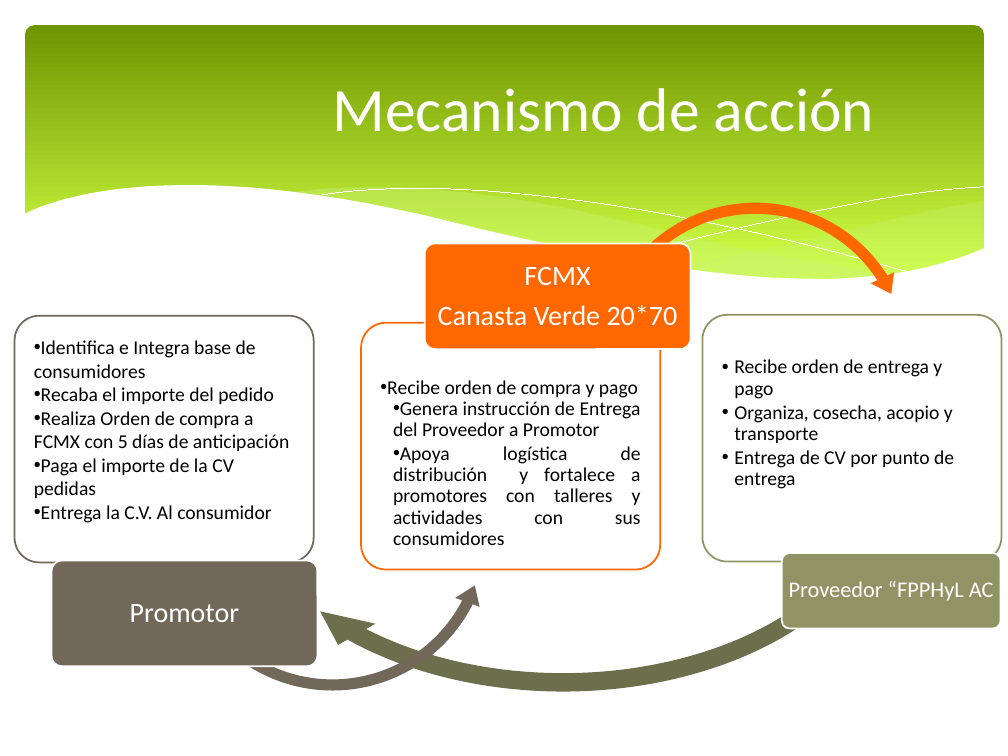
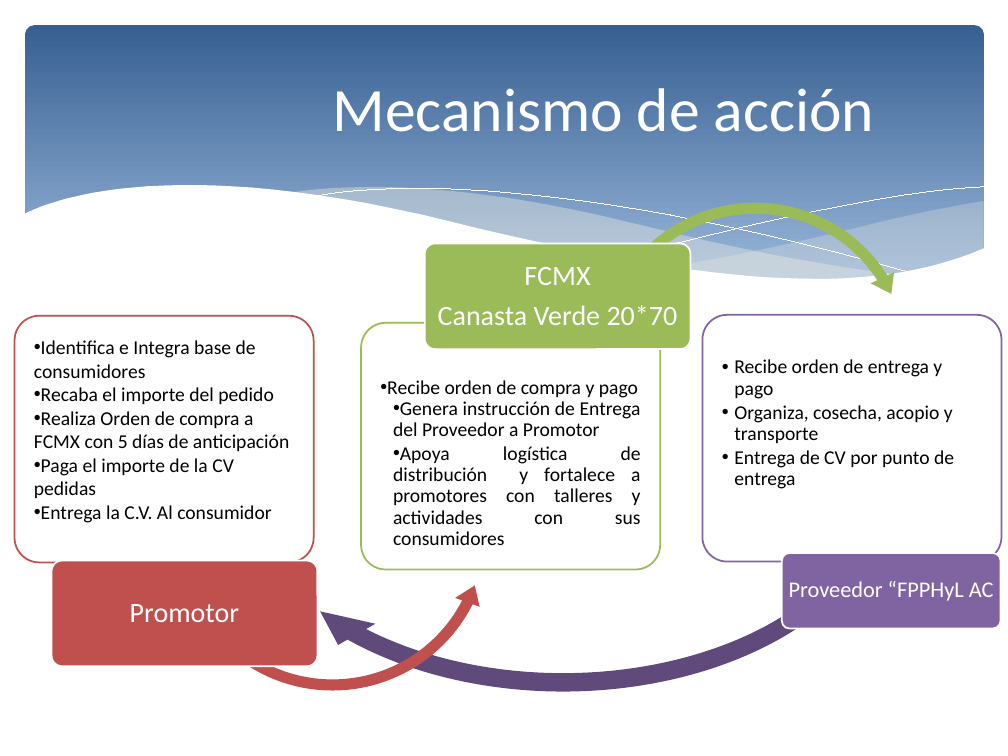
Before and after one commit to FCMx/canastas-verdes, a slide deck: slide 4 of canastas verdes/CUADERNILLO SAGARPA.pptx. Drawn at 1008x756 pixels with LibreOffice and Linux fonts; fonts in the diff are those of the drawing; background and template pictures are left out. Boxes give left, top, right and bottom in pixels: in the first picture for what was removed or moved away, otherwise in the second. Text is boxed around its words. In the diff, an @@ line names an element or a change of style, - is before the commit and + after.

Commit message:
color
cambie el color de a presentacion

```diff
--- a/canastas verdes/CUADERNILLO SAGARPA.pptx
+++ b/canastas verdes/CUADERNILLO SAGARPA.pptx
@@ rounded rectangle at (25, 25, 984, 297): fill gradient #6F9400 to #D0FF44 to gradient #376092 to #95B3D7 @@
@@ freeform shape at (288, 186, 899, 280): fill #CAF278 at 40% opacity to #EEECE1 at 40% opacity @@
@@ circular arrow at (592, 196, 919, 523): fill #FF6700 to #9BBB59 @@
@@ freeform shape at (666, 202, 984, 280): fill #CAF278 at 29% opacity to #EEECE1 at 29% opacity @@
@@ left circular arrow at (219, 243, 908, 704): fill #6C6F4C to #604A7B @@
@@ rounded rectangle at (424, 244, 690, 350): fill #FF6700 to #9BBB59 @@
@@ rounded rectangle at (14, 316, 313, 562): outline #71685A 1.25 pt to #C0504D 1.25 pt @@
@@ rounded rectangle at (361, 323, 660, 570): outline #FF6700 1.25 pt to #9BBB59 1.25 pt @@
@@ rounded rectangle at (703, 314, 1002, 561): outline #909465 1.25 pt to #8064A2 1.25 pt @@
@@ left circular arrow at (168, 369, 497, 698): fill #71685A to #C0504D @@
@@ rounded rectangle at (51, 560, 318, 666): fill #71685A to #C0504D @@
@@ rounded rectangle at (782, 553, 1001, 629): fill #909465 to #8064A2 @@
```
Also in this commit, not shown: 5 other slides changed, 1 slide added, 1 slide removed.
